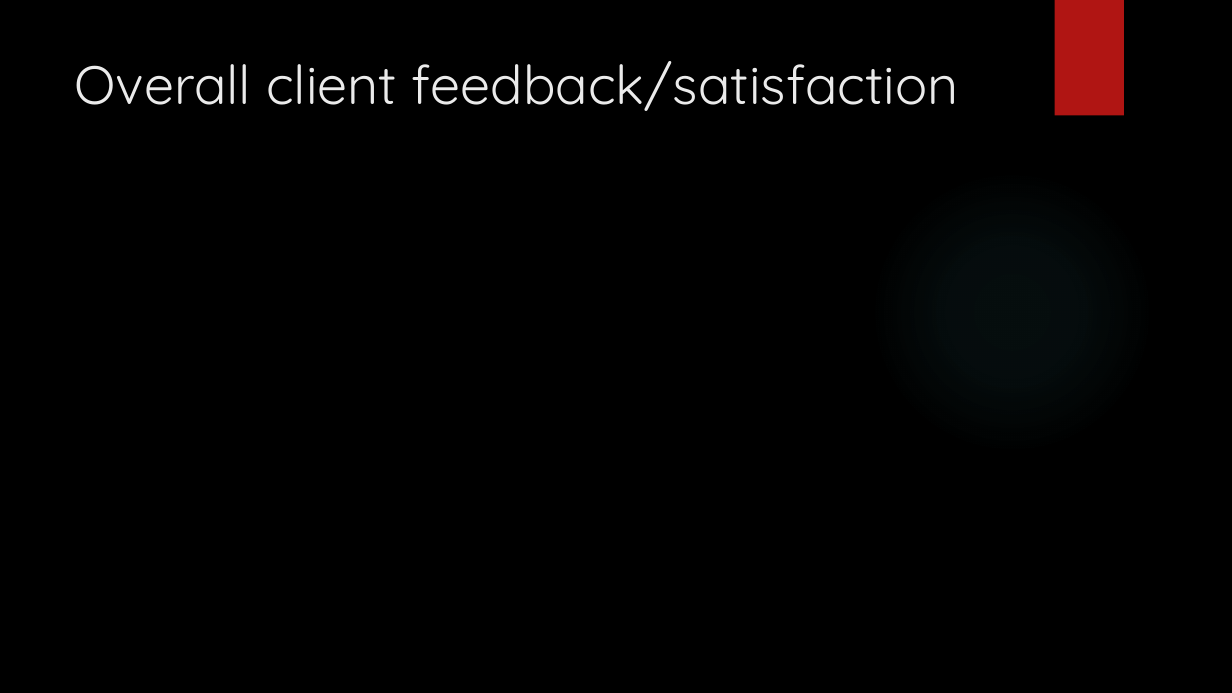
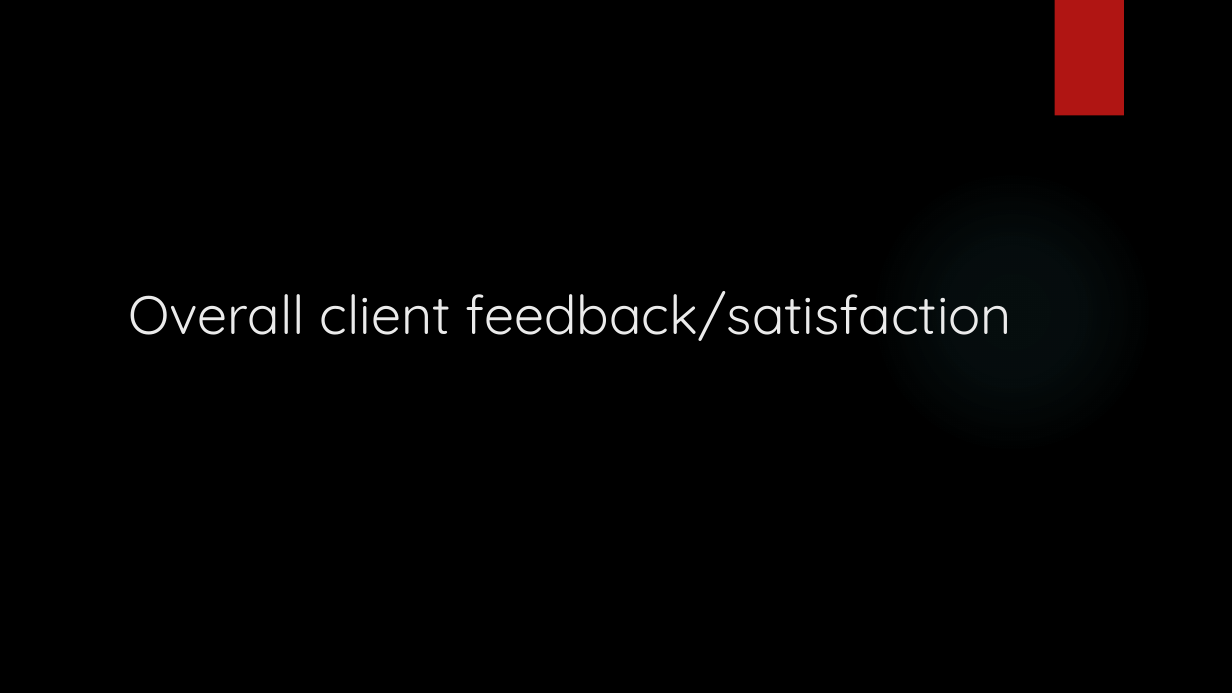
Before and after one commit to DavidSushames/BHB-Capstone, a slide deck: slide 12 of Mid project Update.pptx (slide 11 before the commit). Drawn at 1232x693 pixels with LibreOffice and Linux fonts; fonts in the diff are those of the drawing; background and template pictures are left out. Boxes give left, top, right and bottom in pixels: in the first picture for what was removed or moved away, otherwise in the second. Text is boxed around its words. In the diff, an @@ line names an element or a change of style, - is before the commit and + after.

```diff
--- a/Mid project Update.pptx
+++ b/Mid project Update.pptx
@@ title "Overall client feedback/satisfaction": place and size @@
-title "Overall client feedback/satisfaction" at (75,61,958,111)
+title "Overall client feedback/satisfaction" at (128,291,1012,341)
```
Also in this commit, not shown: 1 other slide changed, 1 slide added, 1 other file.
